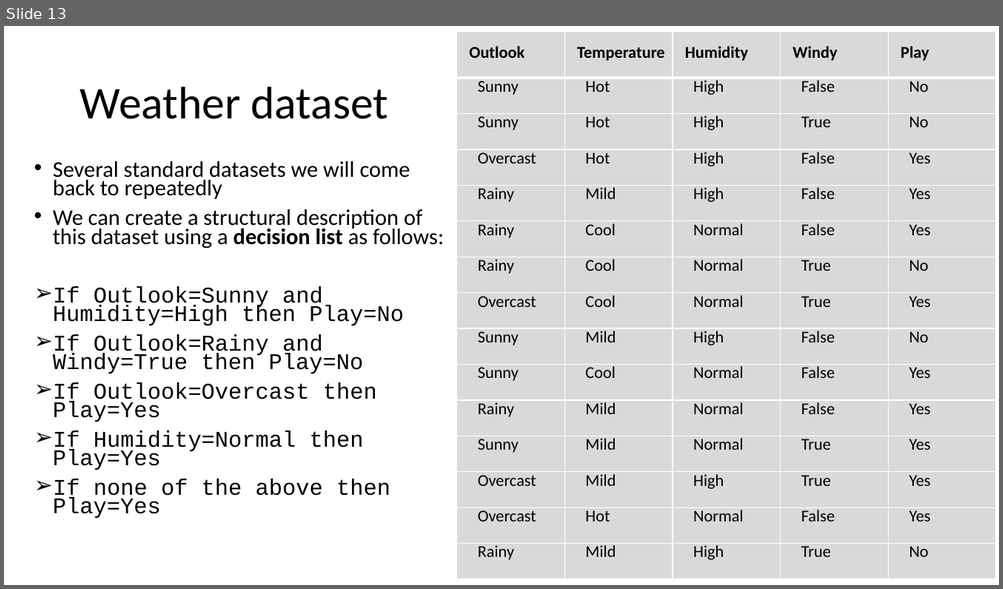
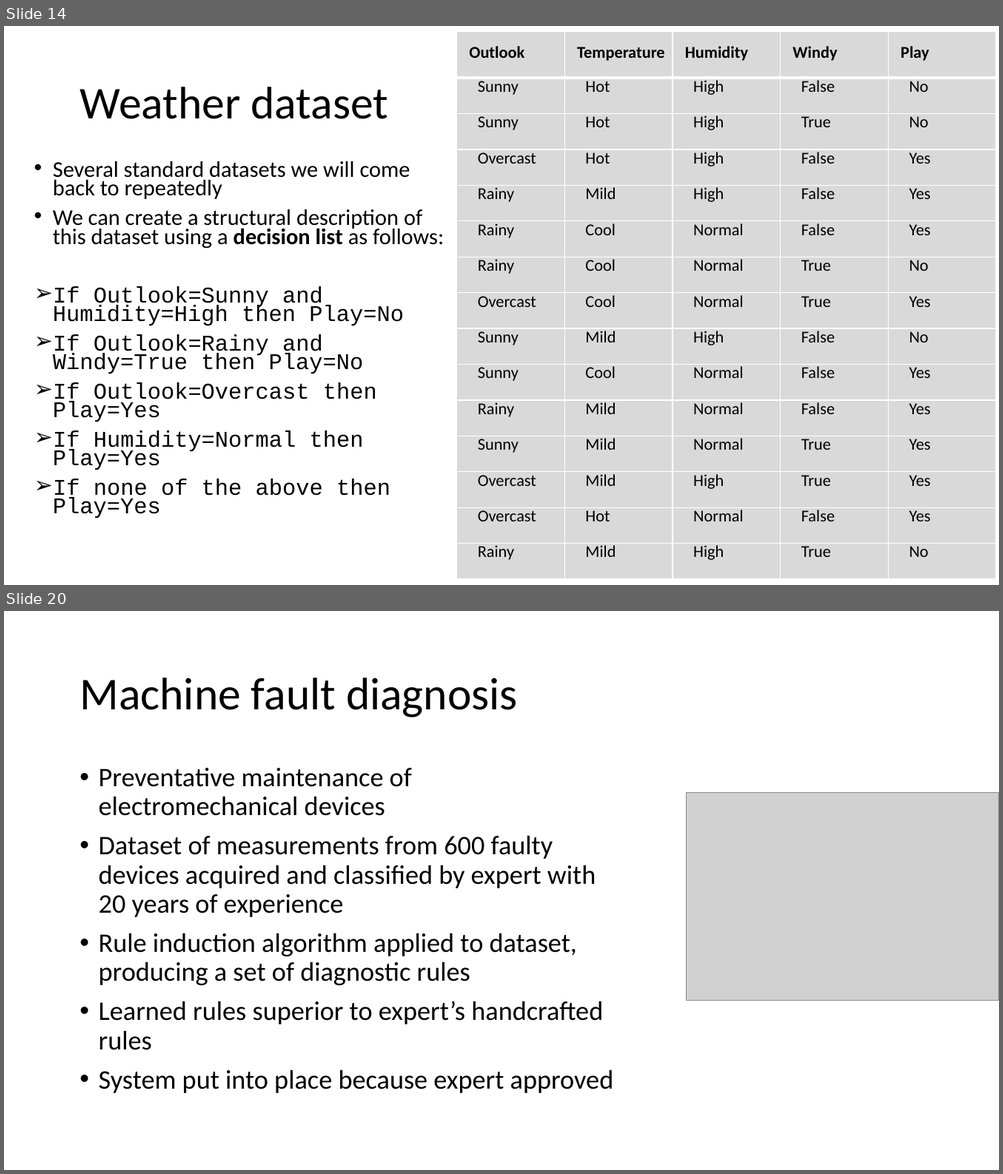
Before and after one commit to russellu/cs405, a slide deck: Lecture_01.pptx. Shown one above the other, each under a label of ours: slide 13 before the commit, slides 14 and 20 after it; the slides between them are not shown. The pictures are 1003x589 and 1003x1174 pixels, drawn with LibreOffice and Linux fonts; fonts in the diff are those of the drawing; grey boxes stand for pictures. Boxes give left, top, right and bottom in pixels: in the first picture for what was removed or moved away, otherwise in the second. Text is boxed around its words. In the diff, an @@ line names an element or a change of style, - is before the commit and + after.

```diff
--- a/Lecture_01.pptx
+++ b/Lecture_01.pptx
@@ slide 20 added at <box>4,611,999,1170</box>, background #FFFFFF @@
@@ title added at <box>79,678,518,718</box>, 44 pt, text #000000 @@
+Machine fault diagnosis
@@ text added at <box>99,768,614,1093</box>, 25.9 pt, text #000000 @@
+• Preventative maintenance of electromechanical devices
+• Dataset of measurements from 600 faulty devices acquired and classified by expert with 20 years of experience
+• Rule induction algorithm applied to dataset, producing a set of diagnostic rules
+• Learned rules superior to expert’s handcrafted rules
+• System put into place because expert approved
@@ picture added at <box>686,793,999,1001</box> @@
@@ what was slide 13 is now slide 14 @@
```
Also in this commit, not shown: 9 slides changed, 6 other slides added, 3 slides removed, 1 other file.
